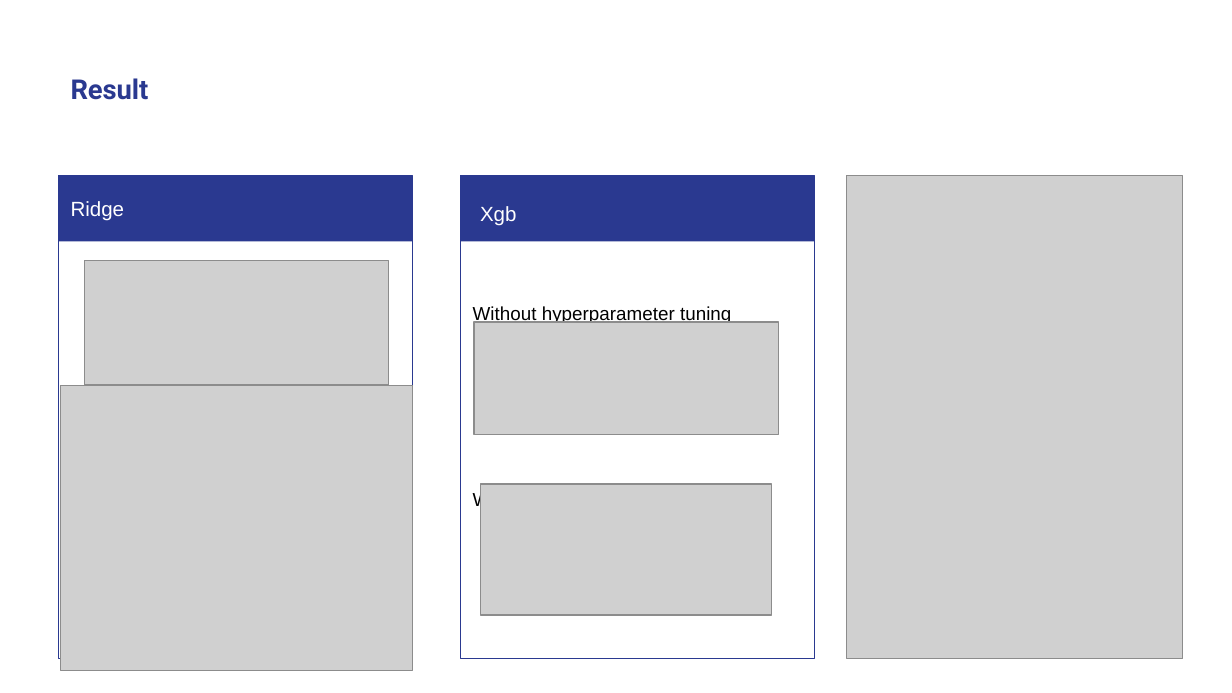
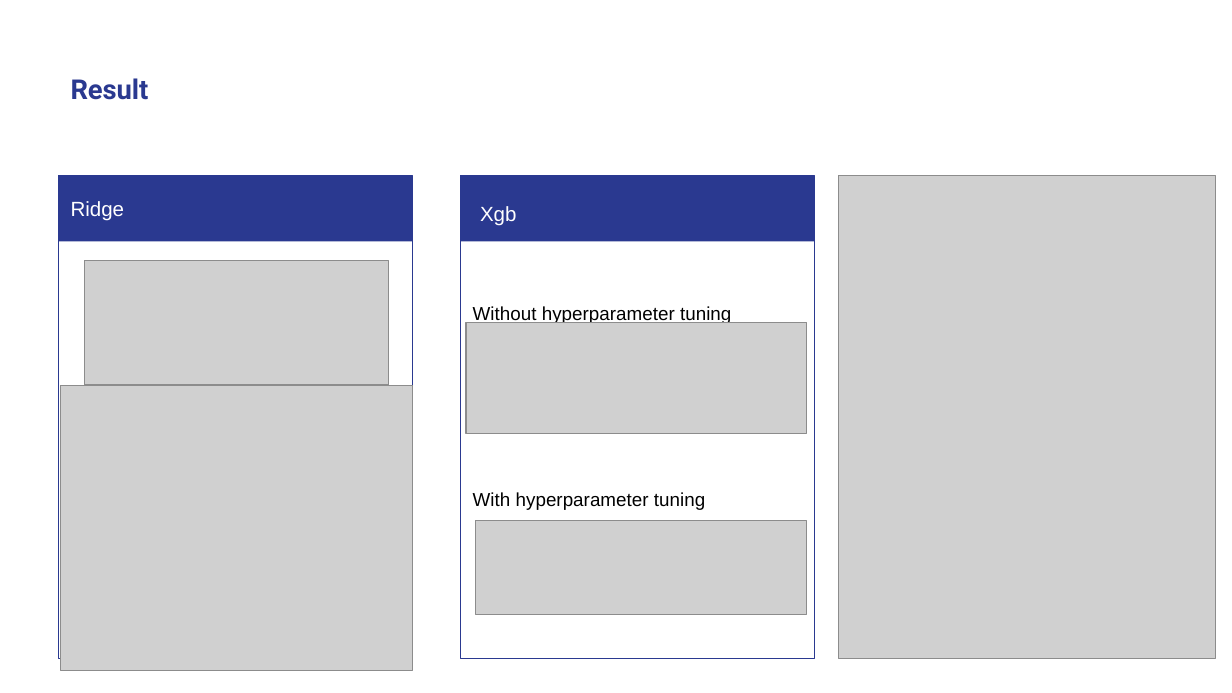
Before and after one commit to jyliumax/hp-prediction, a slide deck: slide 7 of HDB Price Analysis.pptx. Drawn at 1232x693 pixels with LibreOffice and Linux fonts; fonts in the diff are those of the drawing; grey boxes stand for pictures. Boxes give left, top, right and bottom in pixels: in the first picture for what was removed or moved away, otherwise in the second. Text is boxed around its words. In the diff, an @@ line names an element or a change of style, - is before the commit and + after.

```diff
--- a/HDB Price Analysis.pptx
+++ b/HDB Price Analysis.pptx
@@ picture: place and size @@
-picture at (846,176,1183,659)
+picture at (839,176,1216,659)
@@ picture: place and size @@
-picture at (474,322,779,434)
+picture at (466,322,807,432)
@@ picture: place and size @@
-picture at (480,484,771,615)
+picture at (476,521,807,615)
```
Also in this commit, not shown: 1 other slide changed, 4 other files.
